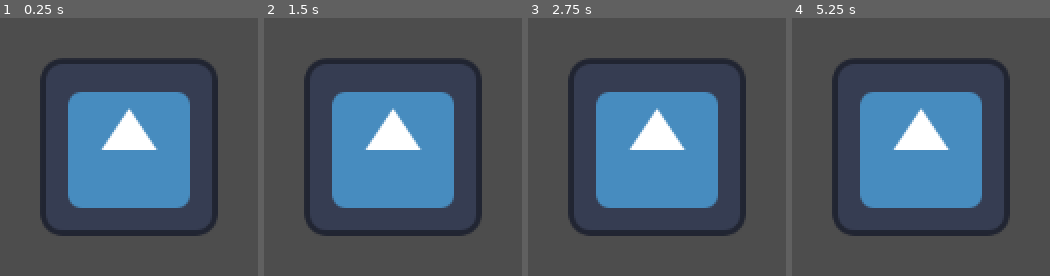
Above: before the commit, frames 1-4 (left to right).
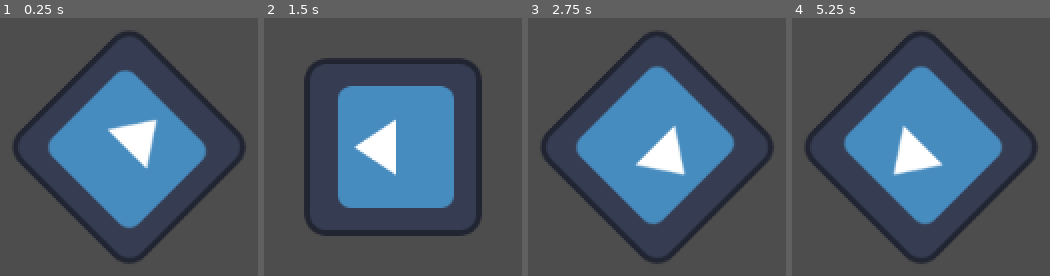
Above: after the commit, the same moments.

Repository: ethandav/learning-godot
Game: Godot game, scene res://sprite_2d.tscn
Two runs of this game, one before a commit and one after it. Both use one fixed random seed, a clock stepped at 60 frames per second and the inputs below. The engine's default icon, where the game draws it, is replaced by a stand-in: a white triangle on a blue panel in a dark square.
Inputs:
- Up to frame 1 (0.25 s): no input
- Up to frame 2 (1.5 s): no input
- Up to frame 3 (2.75 s): no input
- Up to frame 4 (5.25 s): no input

The runs differ from the first frame. In frame 1, 19% of the frame differs, in the area x 4-96%, y 5-96%; in frame 2, 4.1%; in frame 3, 20%; in frame 4, 20%.

Commit message:
rotation

Diff:
--- a/first-script/sprite_2d.gd
+++ b/first-script/sprite_2d.gd
@@ -1,4 +1,7 @@
 extends Sprite2D
 
-func _init():
-	print("Hello World")
+var speed = 400
+var angular_speed = PI
+
+func _process(delta):
+	rotation += angular_speed * delta
